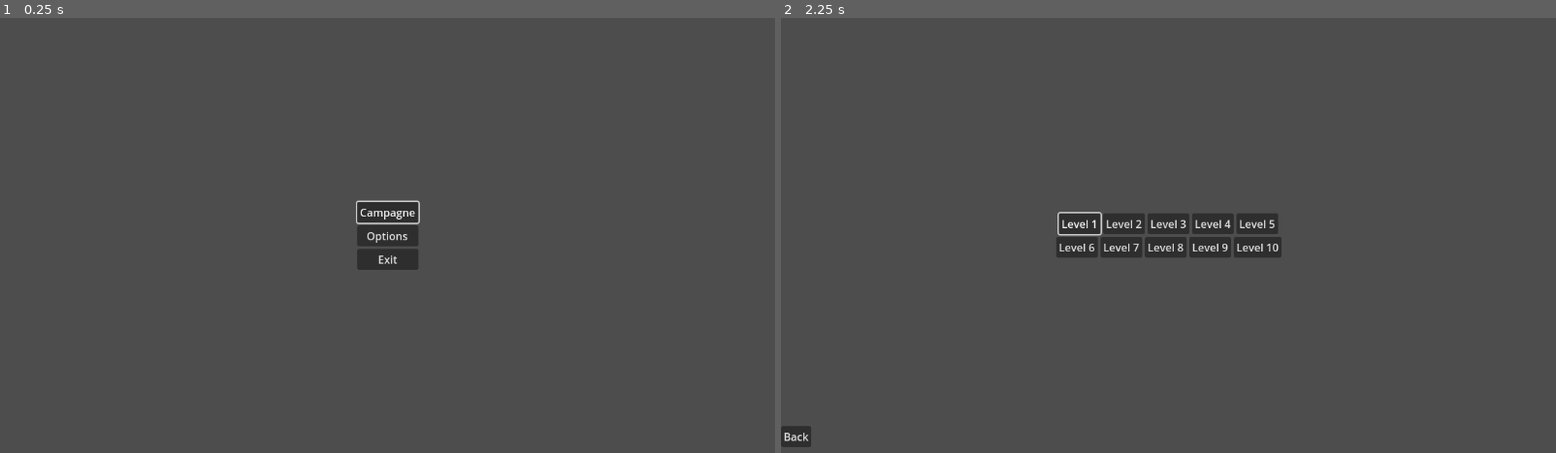
Above: before the commit, frames 1-2 (left to right).
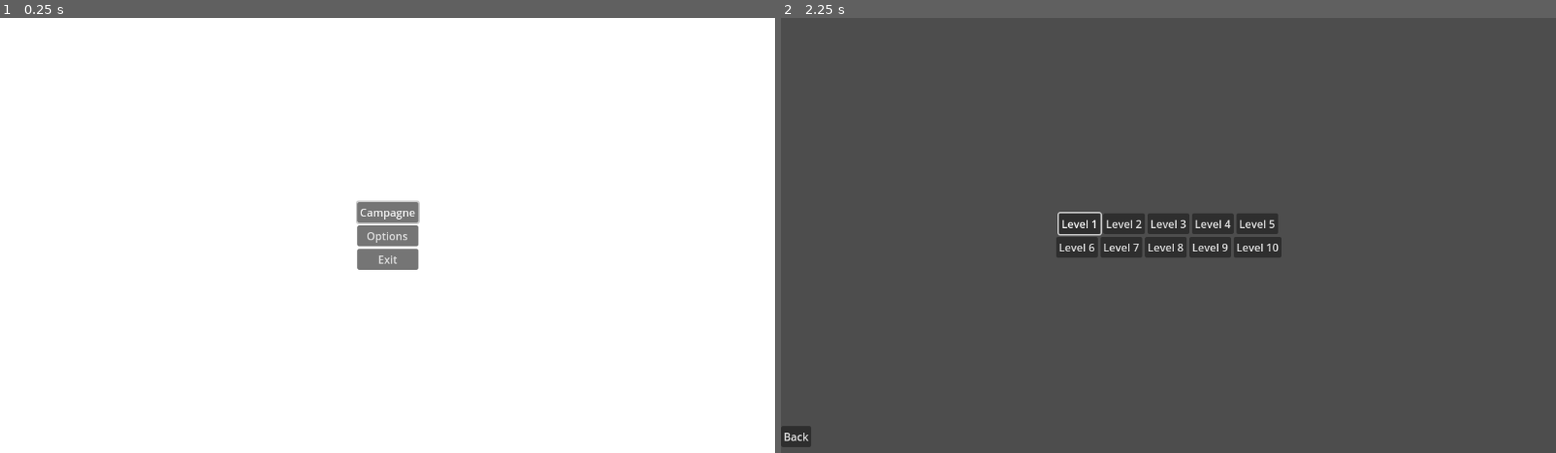
Above: after the commit, the same moments.

Repository: YannLeBezvoet/openGloryDays
Game: Godot game, scene res://scene/menu.tscn
Same seed, same stepped clock (60 frames per second), same inputs: the game is played once before the commit and once after it.
Inputs:
- Up to frame 1 (0.25 s): no input
- Up to frame 2 (2.25 s): click "Campagne" at 0.5 s; click "Back" at 1.25 s; click "Campagne" at 2 s

The runs differ from the first frame. In frame 1, 100% of the frame differs, in the area x 0-100%, y 0-100%; in frame 2, nothing differs.

Commit message:
feat: white background

Diff:
--- a/scene/menu.tscn
+++ b/scene/menu.tscn
@@ -10,6 +10,14 @@
 grow_horizontal = 2
 grow_vertical = 2
 script = ExtResource("1_db4o1")
+
+[node name="ColorRect" type="ColorRect" parent="."]
+layout_mode = 1
+anchors_preset = 15
+anchor_right = 1.0
+anchor_bottom = 1.0
+grow_horizontal = 2
+grow_vertical = 2
 
 [node name="VBoxContainer" type="VBoxContainer" parent="."]
 layout_mode = 1
@@ -28,6 +36,7 @@
 [node name="Campagne" type="Button" parent="VBoxContainer"]
 layout_mode = 2
 focus_neighbor_top = NodePath("../Exit")
+theme_override_colors/font_disabled_color = Color(0, 0, 0, 1)
 text = "Campagne"
 
 [node name="Options" type="Button" parent="VBoxContainer"]
